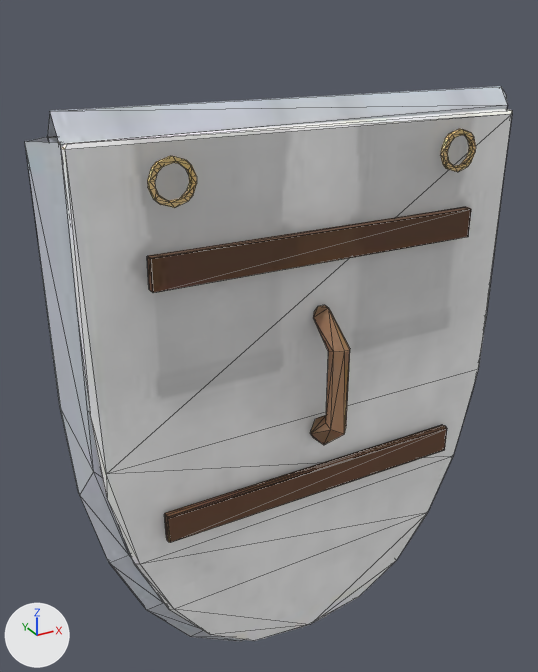
Renders of the glTF model godot/client/assets/models/ext/tank_shield.glb from each side of a commit.
Both versions are drawn from a 50 mm lens placed at (-0.543, -0.869, 0.477), pointed at (-0.011, 0.099, -0.007). The axes (+X, +Y, +Z) are drawn at lower left. The lights are the same throughout. The picture after the commit comes second. Mesh edges are drawn as thin lines. Vertices at exactly the same position are counted once.

In view in the first picture: 'tank_shield'.
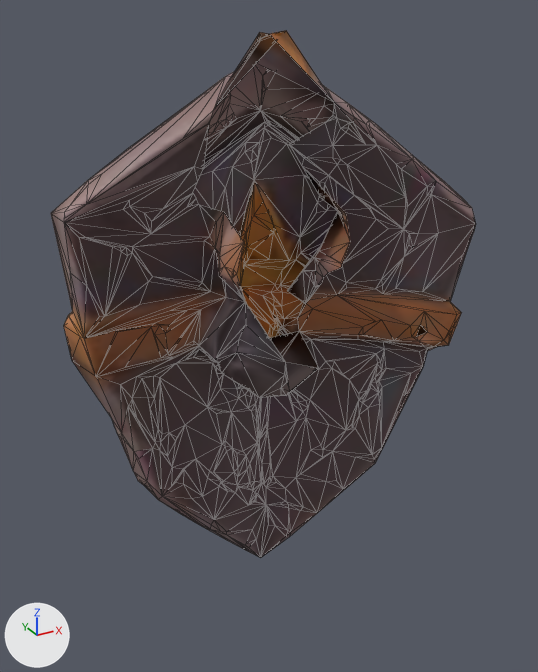
Edits to the bpy script that builds the scene:
```text
Add img_atlas:
    img_atlas = load_image('atlas', '_unpacked/atlas', 1024, 1024, 'sRGB')
Change mat_tank_shield:
    remove # nodes: BsdfPrincipled, Mix, OutputMaterial, TexImage, VertexColor
    remove # uses the picture img_tank_shield_atlas
    nodes: BsdfPrincipled, OutputMaterial, TexImage
    uses the picture img_atlas
Change me_tank_shield:
    used by ob_tank_shield; location = (0.0, 0.0, 0.0)
    remove me_tank_shield.from_pydata(...)  # 668 vertices, 1260 faces; spans x -0.372..0.37, y -0.105..0.11, z -0.55..0.371
    add me_tank_shield.from_pydata(...)  # 1187 vertices, 2340 faces; spans x -0.327..0.332, y -0.026..0.249, z -0.464..0.449
    me_tank_shield part 1: the loose piece of 58 vertices spanning x -0.34..0.34, y -0.03..0.052, z -0.52..0.34 is rebuilt with 1187 vertices and now spans x -0.327..0.332, y -0.026..0.249, z -0.464..0.449
    me_tank_shield part 2: 16 loose pieces with 455 vertices, spanning x -0.326..0.326, y -0.105..0.11, z -0.489..0.33, are deleted
    me_tank_shield part 3
    155 vertices are removed from x -0.372..0.37, y -0.015..0.039, z -0.55..0.371
    294 faces are deleted
```

Location of each change, [x1, y1, x2, y2] in pixels of the pictures (538 x 672 px):
'tank_shield', surface changed, reshaped (13% narrower): before [25, 86, 512, 642]; after [51, 30, 476, 558]
part 1 of me_tank_shield, rebuilt (6% narrower): before [58, 109, 512, 641]; after [51, 30, 476, 558]
part 2 of me_tank_shield, deleted (brown): before [147, 129, 476, 543]
part 3 of me_tank_shield, deleted: before [25, 86, 508, 642]
